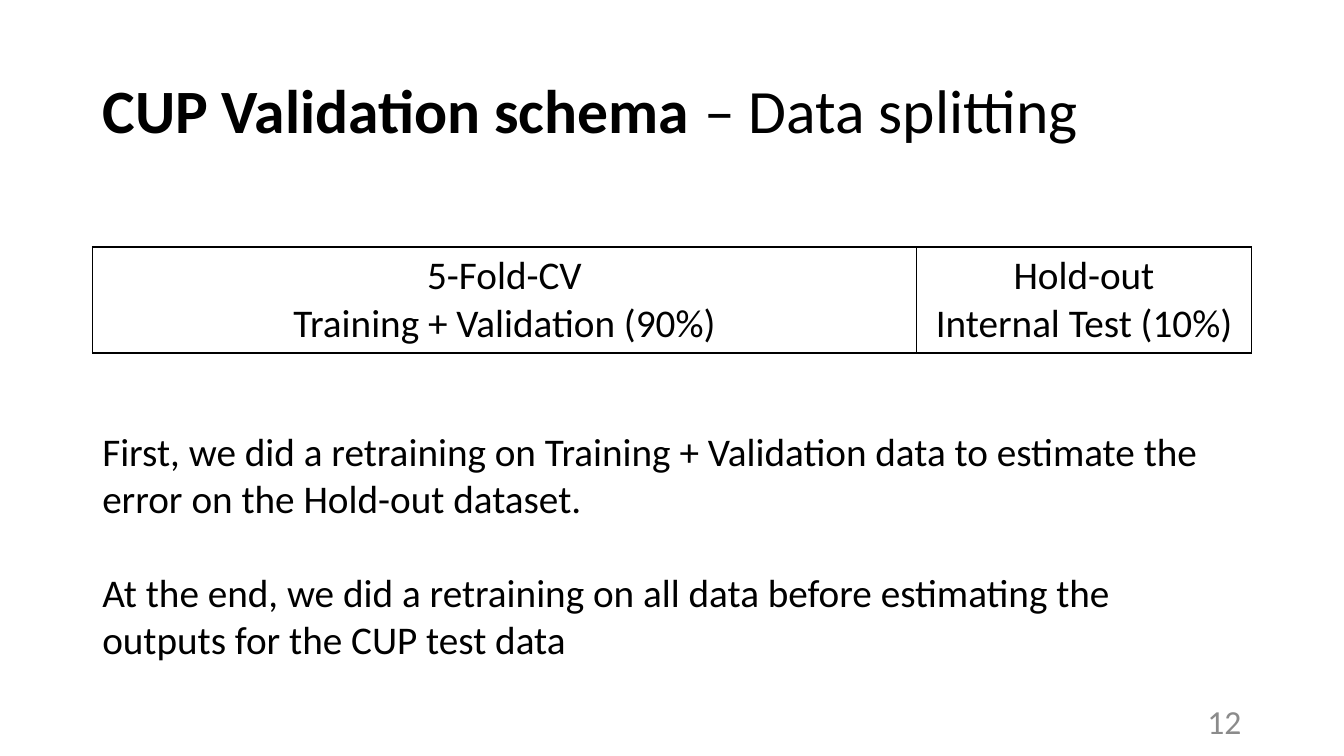
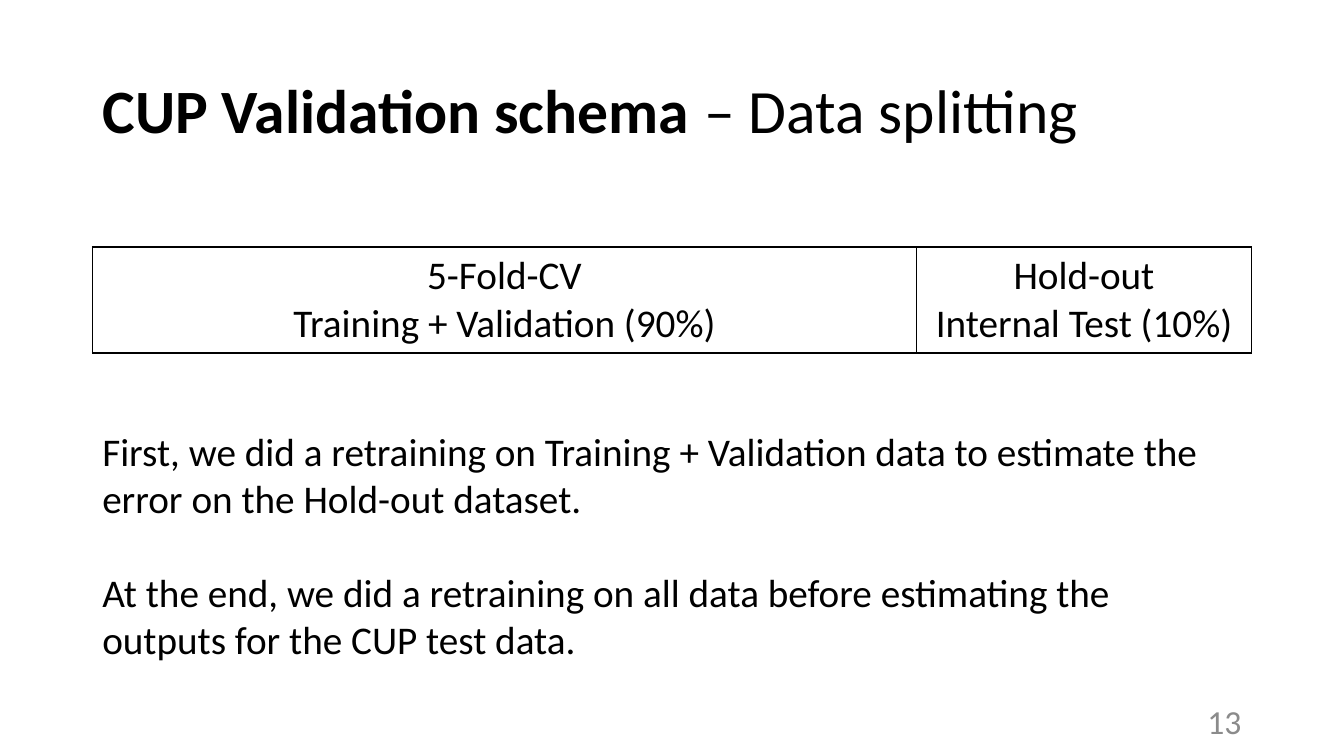
Before and after one commit to tommasoDR/NN-Implementation, a slide deck: slide 13 of Report.pptx (slide 12 before the commit). Drawn at 1344x756 pixels with LibreOffice and Linux fonts; fonts in the diff are those of the drawing. Boxes give left, top, right and bottom in pixels: in the first picture for what was removed or moved away, otherwise in the second. Text is boxed around its words. In the diff, an @@ line names an element or a change of style, - is before the commit and + after.

```diff
--- a/Report.pptx
+++ b/Report.pptx
@@ text at [102, 579, 1109, 661]: text changed @@
-At the end, we did a retraining on all data before estimating the outputs for the CUP test data
+At the end, we did a retraining on all data before estimating the outputs for the CUP test data.
@@ page number at [1207, 712, 1241, 734]: text changed @@
-12
+13
```
Also in this commit, not shown: 11 other slides changed, 3 slides added, 4 other files.
